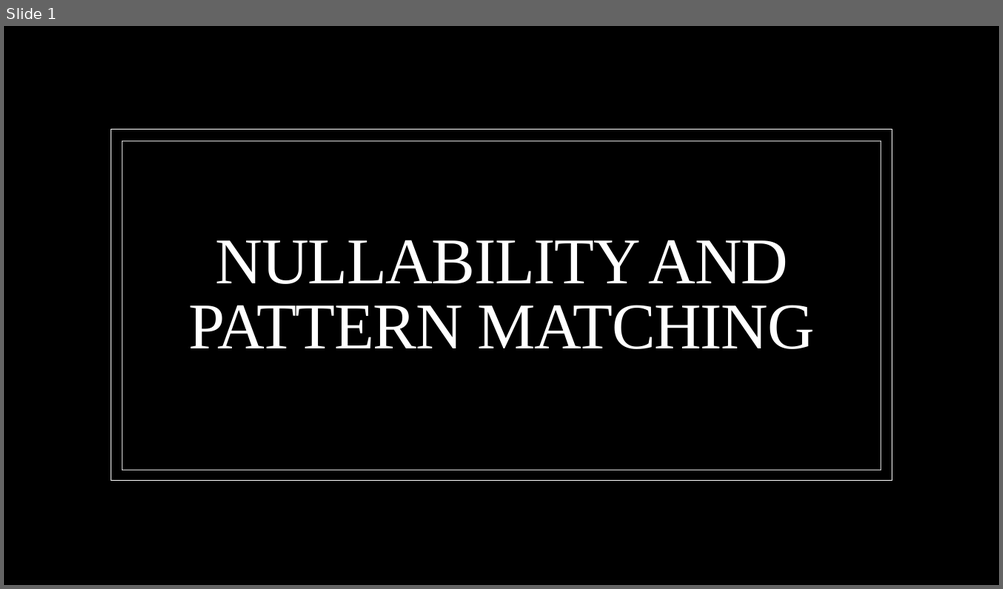
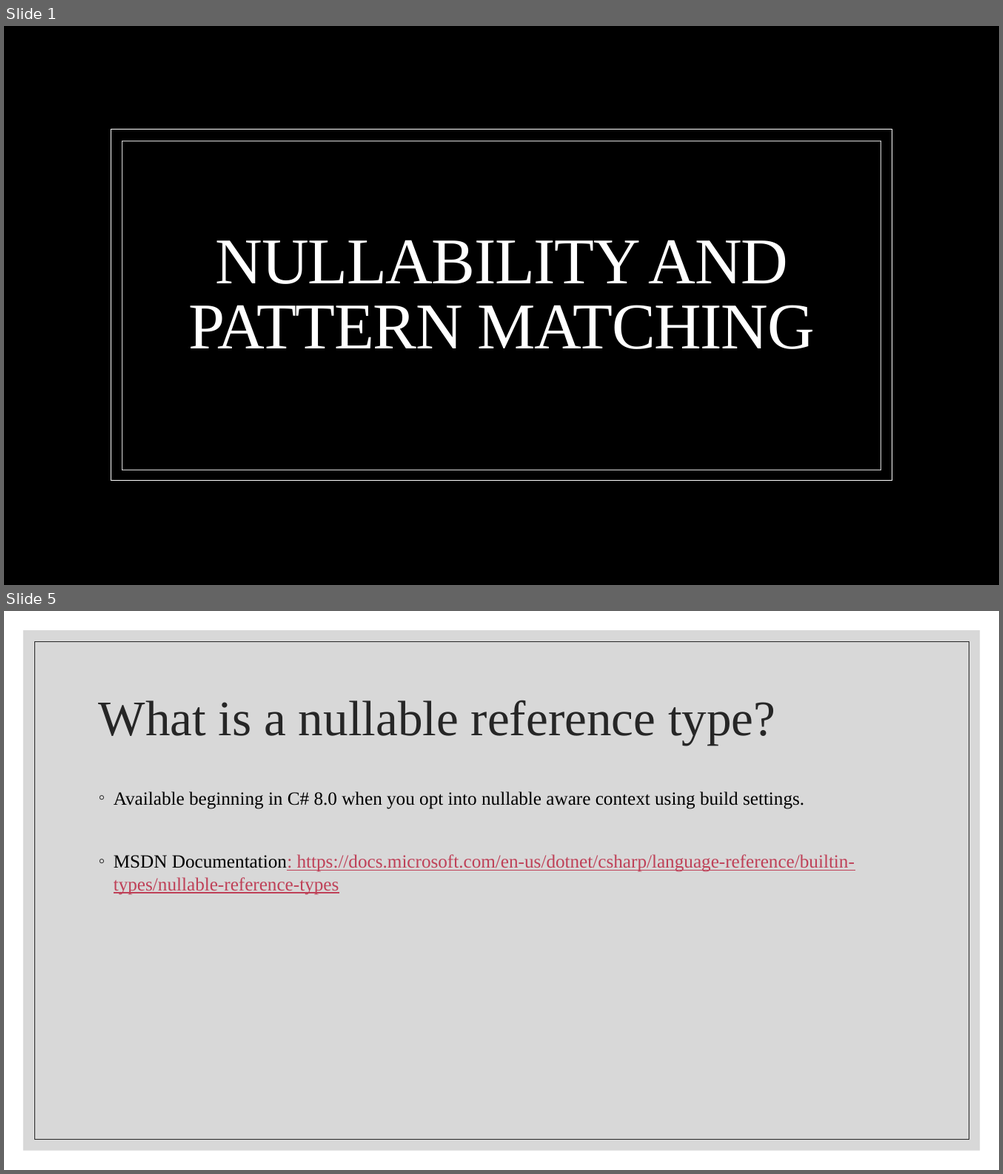
Before and after one commit to BenjaminMichaelis/Lectures, a slide deck: Nullability and Pattern Matching.pptx. Shown one above the other, each under a label of ours: slide 1 before the commit, slides 1 and 5 after it; the slides between them are not shown. The pictures are 1003x589 and 1003x1174 pixels, drawn with LibreOffice and Linux fonts; fonts in the diff are those of the drawing; background and template pictures are left out. Boxes give left, top, right and bottom in pixels: in the first picture for what was removed or moved away, otherwise in the second. Text is boxed around its words. In the diff, an @@ line names an element or a change of style, - is before the commit and + after.

```diff
--- a/Nullability and Pattern Matching.pptx
+++ b/Nullability and Pattern Matching.pptx
@@ slide 5 added at box(4, 611, 999, 1170), background #FFFFFF @@
@@ rectangle added at box(23, 630, 980, 1151), fill #BFBFBF at 60% opacity @@
@@ rectangle added at box(34, 641, 969, 1140), outline #262626 0.5 pt @@
@@ title added at box(99, 700, 775, 744), 48 pt, text #262626 @@
+What is a nullable reference type?
@@ text added at box(114, 792, 854, 895), 18 pt, text #BF4158, underline @@
+◦ Available beginning in C# 8.0 when you opt into nullable aware context using build settings.
+◦ MSDN Documentation: https://docs.microsoft.com/en-us/dotnet/csharp/language-reference/builtin-types/nullable-reference-types
```
Also in this commit, not shown: 10 other slides added, 1 slide removed, 2 other files.
